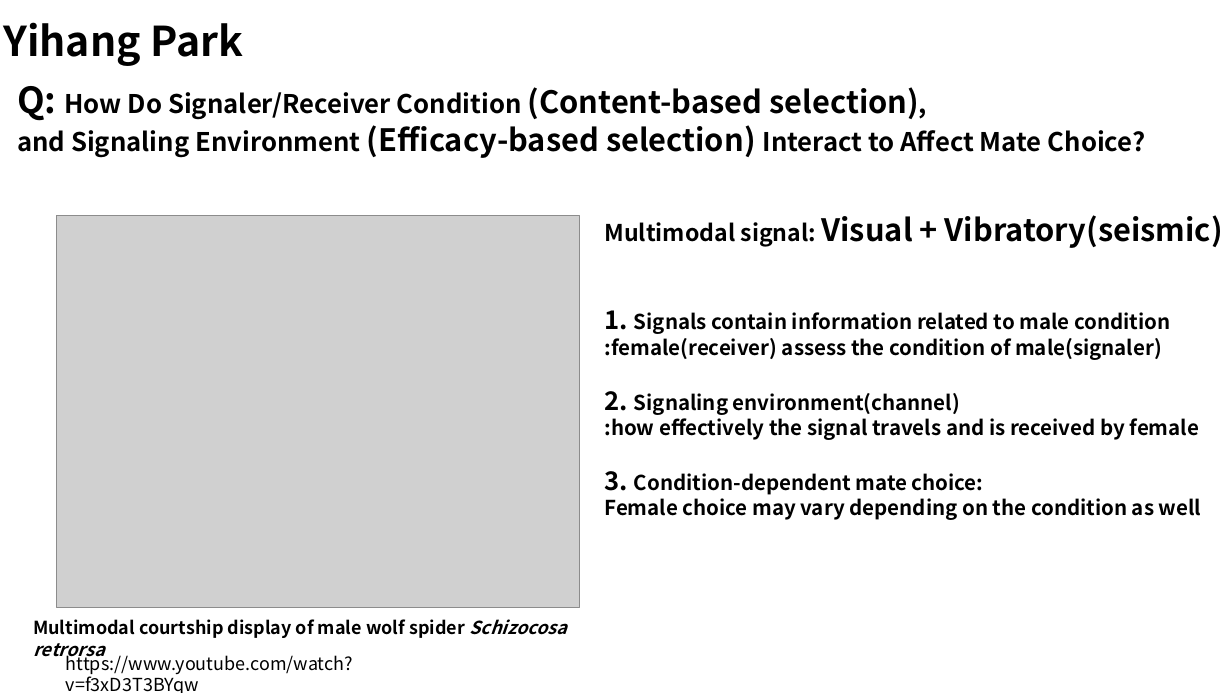
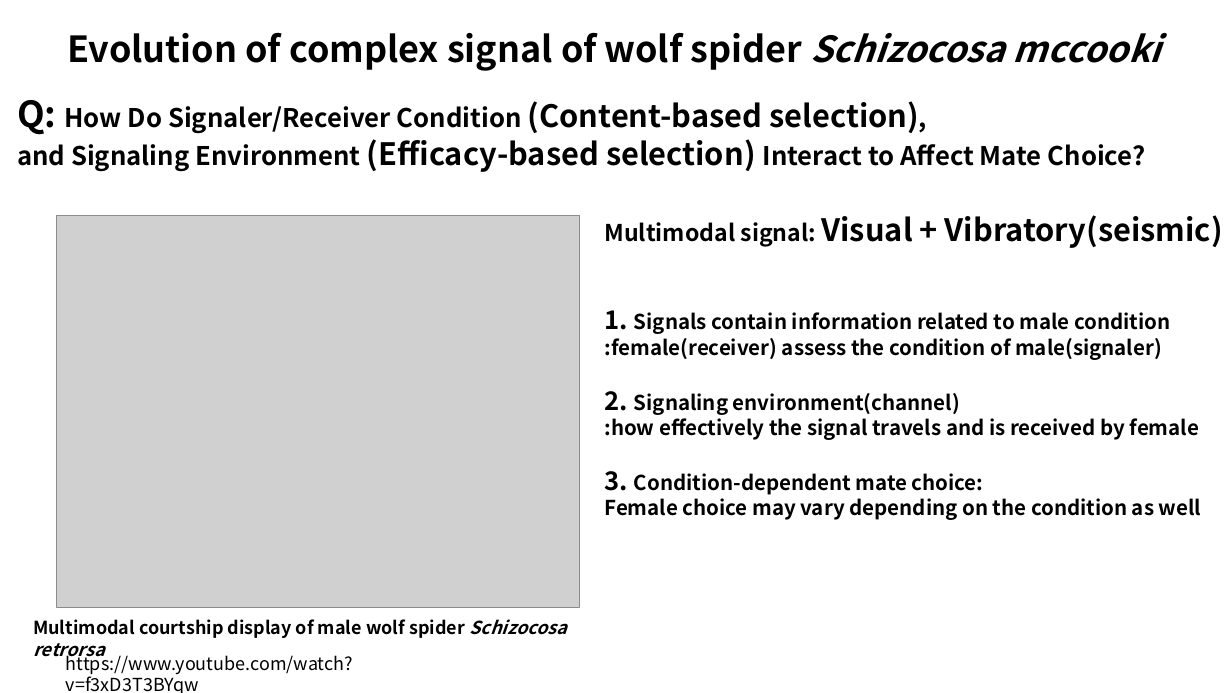
Before and after one commit to BIOS967/BIOS967_Fall2023, a slide deck: slide 1 of Park_Yihang/20231024_Proposal_YHP.pptx. Drawn at 1232x693 pixels with LibreOffice and Linux fonts; fonts in the diff are those of the drawing; grey boxes stand for pictures. Boxes give left, top, right and bottom in pixels: in the first picture for what was removed or moved away, otherwise in the second. Text is boxed around its words. In the diff, an @@ line names an element or a change of style, - is before the commit and + after.

```diff
--- a/Park_Yihang/20231024_Proposal_YHP.pptx
+++ b/Park_Yihang/20231024_Proposal_YHP.pptx
@@ text removed at [3, 22, 243, 66] @@
-Yihang Park
@@ text added at [67, 33, 1161, 71], 28 pt, text #000000, bold @@
+Evolution of complex signal of wolf spider Schizocosa mccooki
@@ text "Q: How Do Signaler/Receiver Condition ...": place and size @@
-text "Q: How Do Signaler/Receiver Condition ..." at [17, 86, 1146, 158]
+text "Q: How Do Signaler/Receiver Condition ..." at [17, 100, 1146, 172]
```
Also in this commit, not shown: 2 other slides changed, 1 slide added.
